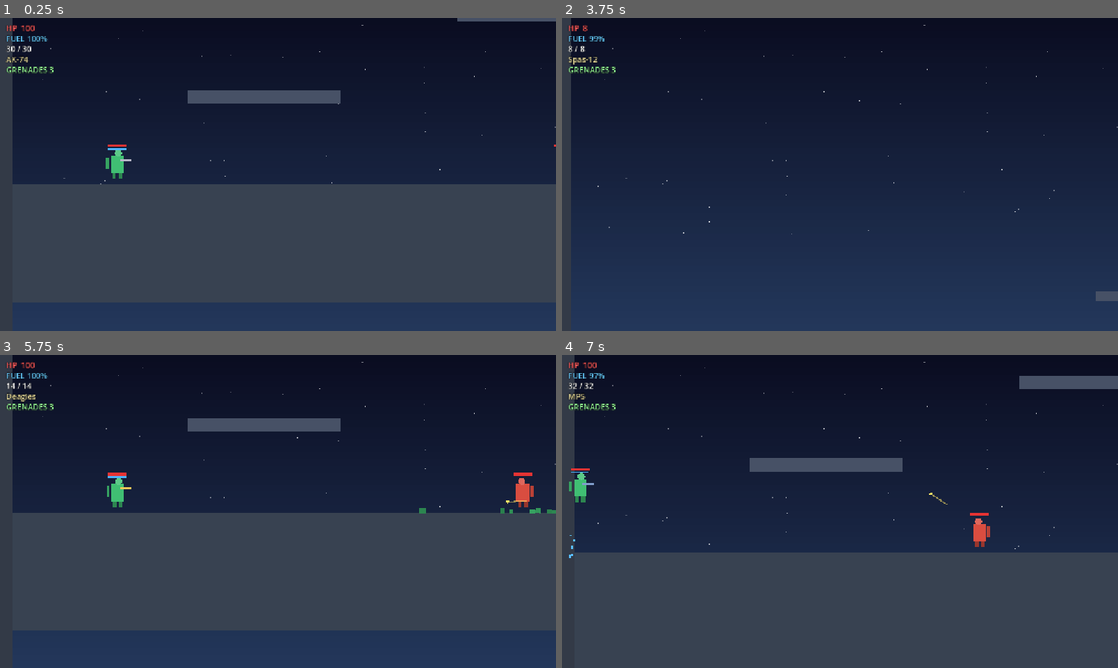
Above: before the commit, frames 1-4 (two rows, left to right).
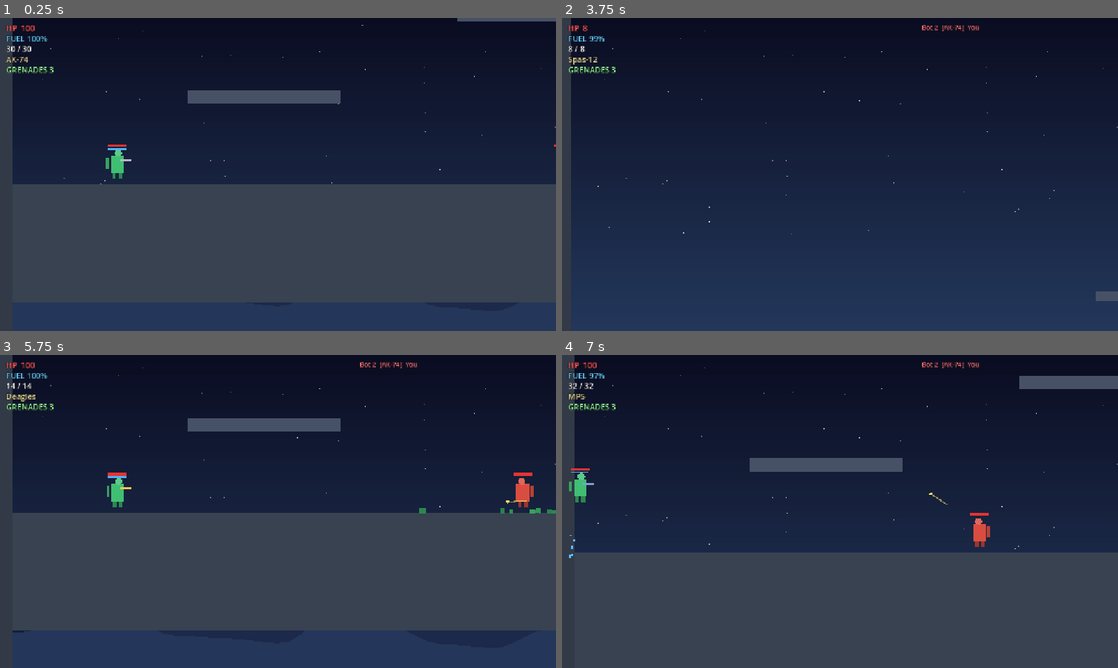
Above: after the commit, the same moments.

Repository: Predator04/Soldat-Reborn
Game: Godot game, scene res://scenes/main.tscn
Two runs of this game, one before a commit and one after it. Both use one fixed random seed, a clock stepped at 60 frames per second and the inputs below.
Inputs (mouse positions are in pixels of both pictures, inside the frame that each line leads up to):
- Up to frame 1 (0.25 s): no input
- Up to frame 2 (3.75 s): move the mouse to (962, 158) at 0.52 s; hold 1 0.53-1.28 s; hold D 0.53-2.03 s; click (962, 158) at 0.67 s; tap Space at 0.77, 1.52, 3.02 s; move the mouse to (728, 190) at 1.27 s; tap 2 at 1.35 s; move the mouse to (895, 105) at 2.02 s; hold A 2.03-2.78 s; hold 3 2.03-2.78 s; move the mouse to (812, 237) at 2.77 s; hold D from 2.78 s (still down); tap 4 at 2.85 s; click (812, 237) at 2.92 s; move the mouse to (1006, 221) at 3.52 s; hold R from 3.53 s (still down)
- Up to frame 3 (5.75 s): tap Space at 3.77, 4.52, 5 s; tap Enter at 4.25 s; move the mouse to (111, 464) at 4.27 s; release D at 4.28 s; release R at 4.28 s; hold A 4.28-5.03 s; tap G at 4.35 s; move the mouse to (305, 511) at 5.02 s; hold D from 5.03 s (still down); hold 1 from 5.03 s (still down); click (305, 511) at 5.17 s
- Up to frame 4 (7 s): move the mouse to (756, 433) at 5.77 s; release D at 5.78 s; release 1 at 5.78 s; hold A from 5.78 s (still down); tap 2 at 5.85 s; tap Space at 6.02, 6.77 s; move the mouse to (962, 495) at 6.52 s; hold 3 from 6.53 s (still down)

The runs differ from the first frame. In frame 2, 0.1% of the frame differs, in the area x 64-75%, y 2-5%; in frame 3, 0.1%, in the area x 2-75%, y 2-89%; in frame 4, 0.1%.

Commit message:
Add parallax background layers + kill feed

Diff:
--- a/scripts/bot.gd
+++ b/scripts/bot.gd
@@ -3,6 +3,11 @@
 
 @export var color := Color(0.85, 0.3, 0.25)
 var team := 1
+var display_name := "Bot"
+
+var last_killer := ""
+var last_weapon := ""
+var last_killer_team := -1
 
 var health := 100.0
 var fuel := 100.0
@@ -149,6 +154,7 @@
 	var g := grenade_scene.instantiate()
 	g.global_position = global_position + Vector2(signf(dx) * 10.0, -8.0)
 	g.team = team
+	g.killer_name = display_name
 	var toss := (Vector2(dx, dy) / dist + Vector2(0, -0.6)).normalized()
 	g.linear_velocity = toss * 460.0
 	g.angular_velocity = randf_range(-8.0, 8.0)
@@ -168,14 +174,20 @@
 	b.speed = BULLET_SPEED
 	b.damage = 12.0
 	b.team = team
+	b.killer_name = display_name
+	b.weapon_name = "AK-74"
 	get_parent().add_child(b)
 	fire_cd = 0.45
 
 
-func take_damage(amount: float) -> void:
+func take_damage(amount: float, killer := "", weapon := "", killer_team := -1) -> void:
 	if dead:
 		return
 	health -= amount
+	if killer != "":
+		last_killer = killer
+		last_weapon = weapon
+		last_killer_team = killer_team
 	if health <= 0.0:
 		_die()
 
@@ -184,10 +196,19 @@
 	if dead:
 		return
 	dead = true
+	_emit_kill()
 	# defer FX spawn out of the physics flush (bullet body_entered → take_damage path)
 	_spawn_gibs.call_deferred()
 	_spawn_ragdoll.call_deferred()
 	queue_free()
+
+
+func _emit_kill() -> void:
+	if last_killer == "":
+		return
+	var parent := get_parent()
+	if parent != null and parent.has_signal("kill"):
+		parent.emit_signal("kill", last_killer, display_name, last_weapon, last_killer_team)
 
 
 func _spawn_gibs() -> void:
--- a/scripts/bullet.gd
+++ b/scripts/bullet.gd
@@ -5,6 +5,8 @@
 var speed := 900.0
 var damage := 12.0
 var team := 0
+var killer_name := ""
+var weapon_name := ""
 
 
 func _ready() -> void:
@@ -26,7 +28,7 @@
 func _on_body_entered(body: Node) -> void:
 	if body is CharacterBody2D:
 		if body.get("team") != team and body.has_method("take_damage"):
-			body.take_damage(damage)
+			body.take_damage(damage, killer_name, weapon_name, team)
 			queue_free()
 			return
 		return
--- a/scripts/grenade.gd
+++ b/scripts/grenade.gd
@@ -2,6 +2,7 @@
 ## Grenade — bounces, fuses, explodes with area damage.
 
 var team := 0
+var killer_name := ""
 var fuse := 1.7
 var damage := 72.0
 var blast_radius := 120.0
@@ -30,7 +31,7 @@
 			continue
 		var d: float = global_position.distance_to(s.global_position)
 		if d < blast_radius:
-			s.take_damage(damage * (1.0 - d / blast_radius))
+			s.take_damage(damage * (1.0 - d / blast_radius), killer_name, "Grenade", team)
 	var p := CPUParticles2D.new()
 	p.amount = 55
 	p.lifetime = 0.5
--- a/scripts/hud.gd
+++ b/scripts/hud.gd
@@ -1,5 +1,5 @@
 extends CanvasLayer
-## HUD — health, fuel, ammo, weapon, grenades.
+## HUD — health, fuel, ammo, weapon, grenades, kill feed.
 
 var player: Node2D
 var lbl_health: Label
@@ -7,6 +7,12 @@
 var lbl_ammo: Label
 var lbl_weapon: Label
 var lbl_grenades: Label
+var feed: VBoxContainer
+
+const FEED_MAX := 5
+const FEED_TTL := 4.0
+
+var _feed_entries: Array = []
 
 
 func _ready() -> void:
@@ -15,6 +21,13 @@
 	lbl_ammo = _make_label(Vector2(14, 58), Color(1, 1, 1))
 	lbl_weapon = _make_label(Vector2(14, 82), Color(0.9, 0.85, 0.6))
 	lbl_grenades = _make_label(Vector2(14, 106), Color(0.6, 1.0, 0.6))
+	feed = VBoxContainer.new()
+	feed.set_anchors_preset(Control.PRESET_TOP_RIGHT)
+	feed.position = Vector2(-320, 10)
+	feed.grow_horizontal = Control.GROW_DIRECTION_BEGIN
+	feed.alignment = BoxContainer.ALIGNMENT_END
+	feed.add_theme_constant_override("separation", 3)
+	add_child(feed)
 
 
 func _make_label(pos: Vector2, col: Color) -> Label:
@@ -28,6 +41,29 @@
 	return l
 
 
+func _on_kill(killer_name: String, victim_name: String, weapon_name: String, killer_team: int) -> void:
+	var kcol := Color(0.45, 0.95, 0.45) if killer_team == 0 else Color(1.0, 0.45, 0.45)
+	var lbl := Label.new()
+	lbl.text = "%s  [%s]  %s" % [killer_name, weapon_name, victim_name]
+	lbl.horizontal_alignment = HORIZONTAL_ALIGNMENT_RIGHT
+	lbl.add_theme_font_size_override("font_size", 15)
+	lbl.add_theme_color_override("font_color", kcol)
+	lbl.add_theme_color_override("font_outline_color", Color(0, 0, 0, 0.85))
+	lbl.add_theme_constant_override("outline_size", 3)
+	feed.add_child(lbl)
+	feed.move_child(lbl, 0)
+	_feed_entries.push_front(lbl)
+	while _feed_entries.size() > FEED_MAX:
+		var old: Label = _feed_entries.pop_back()
+		if is_instance_valid(old):
+			old.queue_free()
+	get_tree().create_timer(FEED_TTL).timeout.connect(func() -> void:
+		_feed_entries.erase(lbl)
+		if is_instance_valid(lbl):
+			lbl.queue_free()
+	)
+
+
 func _process(_delta: float) -> void:
 	if not is_instance_valid(player):
 		return
--- a/scripts/main.gd
+++ b/scripts/main.gd
@@ -4,7 +4,10 @@
 var player_scene := preload("res://scenes/player.tscn")
 var bot_scene := preload("res://scenes/bot.tscn")
 var sky_script := preload("res://scripts/sky.gd")
+var parallax_script := preload("res://scripts/parallax.gd")
 var hud_script := preload("res://scripts/hud.gd")
+
+signal kill(killer_name: String, victim_name: String, weapon_name: String, killer_team: int)
 
 var player: Node2D = null
 var hud: CanvasLayer = null
@@ -17,6 +20,7 @@
 
 func _ready() -> void:
 	_build_sky()
+	_build_parallax()
 	_build_terrain()
 	_spawn_player()
 	_spawn_bots()
@@ -30,6 +34,16 @@
 	var layer := CanvasLayer.new()
 	layer.layer = -20
 	layer.add_child(sky)
+	add_child(layer)
+
+
+func _build_parallax() -> void:
+	var par := Node2D.new()
+	par.name = "Parallax"
+	par.set_script(parallax_script)
+	var layer := CanvasLayer.new()
+	layer.layer = -15
+	layer.add_child(par)
 	add_child(layer)
 
 
@@ -87,10 +101,11 @@
 
 func _spawn_bots() -> void:
 	var spots := [Vector2(1000, 1050), Vector2(1600, 500), Vector2(2400, 1050), Vector2(2900, 760)]
-	for s in spots:
+	for i in spots.size():
 		var b := bot_scene.instantiate()
-		b.position = s
+		b.position = spots[i]
 		b.team = 1
+		b.display_name = "Bot %d" % (i + 1)
 		add_child(b)
 
 
@@ -99,3 +114,4 @@
 	hud.set_script(hud_script)
 	add_child(hud)
 	hud.player = player
+	kill.connect(hud._on_kill)
--- /dev/null
+++ b/scripts/parallax.gd
@@ -0,0 +1,61 @@
+extends Node2D
+## Parallax — layered mountain/hill silhouettes that drift at a fraction of the camera.
+## Lives on a CanvasLayer (screen space) so we control the offset by hand; each layer's
+## pattern phase follows cam_center.x * factor, giving depth without world transform math.
+
+const LAYERS := [
+	{"f": 0.10, "h": 0.34, "col": Color(0.08, 0.12, 0.22), "seed": 11, "peaks": 9},
+	{"f": 0.25, "h": 0.26, "col": Color(0.11, 0.16, 0.29), "seed": 23, "peaks": 11},
+	{"f": 0.45, "h": 0.18, "col": Color(0.14, 0.21, 0.35), "seed": 37, "peaks": 13},
+]
+const PERIOD := 1600.0
+const SEGMENTS := 48
+
+var _peaks: Array = []
+
+
+func _ready() -> void:
+	for l in LAYERS:
+		var rng := RandomNumberGenerator.new()
+		rng.seed = int(l["seed"])
+		var hs: Array[float] = []
+		for _i in int(l["peaks"]):
+			hs.append(rng.randf_range(0.0, 1.0))
+		_peaks.append(hs)
+
+
+func _process(_delta: float) -> void:
+	queue_redraw()
+
+
+func _draw() -> void:
+	var cam := get_viewport().get_camera_2d()
+	if cam == null:
+		return
+	var view := get_viewport_rect().size
+	var cam_x: float = cam.get_screen_center_position().x
+	for i in LAYERS.size():
+		var l: Dictionary = LAYERS[i]
+		var f: float = l["f"]
+		var max_h: float = view.y * float(l["h"])
+		var hs: Array[float] = _peaks[i]
+		var pts := PackedVector2Array()
+		for s in SEGMENTS + 1:
+			var sx: float = view.x * float(s) / float(SEGMENTS)
+			var wx: float = sx + cam_x * f
+			var ridge: float = _sample_ridge(wx, hs, float(l["peaks"]))
+			pts.append(Vector2(sx, view.y - max_h * (0.35 + 0.65 * ridge)))
+		pts.append(Vector2(view.x, view.y))
+		pts.append(Vector2(0.0, view.y))
+		draw_colored_polygon(pts, l["col"])
+
+
+func _sample_ridge(wx: float, hs: Array[float], peaks: float) -> float:
+	var x := fposmod(wx, PERIOD)
+	var seg := PERIOD / peaks
+	var idx := int(x / seg)
+	var t := fposmod(x / seg, 1.0)
+	t = t * t * (3.0 - 2.0 * t)  # smoothstep
+	var h0: float = hs[idx]
+	var h1: float = hs[(idx + 1) % hs.size()]
+	return lerpf(h0, h1, t)
--- a/scripts/player.gd
+++ b/scripts/player.gd
@@ -5,6 +5,11 @@
 
 @export var color := Color(0.25, 0.75, 0.45)
 var team := 0
+var display_name := "You"
+
+var last_killer := ""
+var last_weapon := ""
+var last_killer_team := -1
 
 var health := 100.0
 var fuel := 100.0
@@ -224,6 +229,8 @@
 		b.speed = float(w["speed"])
 		b.damage = float(w["damage"])
 		b.team = team
+		b.killer_name = display_name
+		b.weapon_name = str(w["name"])
 		get_parent().add_child(b)
 	velocity -= aim_dir * 35.0
 	if ammo[weapon_index] <= 0:
@@ -235,6 +242,7 @@
 	var g := grenade_scene.instantiate()
 	g.global_position = global_position + aim_dir * 22.0
 	g.team = team
+	g.killer_name = display_name
 	var toss := (aim_dir + Vector2(0, -0.55)).normalized()
 	g.linear_velocity = toss * 480.0
 	g.angular_velocity = randf_range(-8.0, 8.0)
@@ -245,11 +253,15 @@
 	shake = maxf(shake, amount)
 
 
-func take_damage(amount: float) -> void:
+func take_damage(amount: float, killer := "", weapon := "", killer_team := -1) -> void:
 	if dead:
 		return
 	health -= amount
 	_shake(7.0)
+	if killer != "":
+		last_killer = killer
+		last_weapon = weapon
+		last_killer_team = killer_team
 	if health <= 0.0:
 		_die()
 
@@ -258,11 +270,20 @@
 	if dead:
 		return
 	dead = true
+	_emit_kill()
 	# defer FX spawn out of the physics flush (bullet body_entered → take_damage path)
 	_spawn_gibs.call_deferred()
 	_spawn_ragdoll.call_deferred()
 	died.emit()
 	queue_free()
+
+
+func _emit_kill() -> void:
+	if last_killer == "":
+		return
+	var parent := get_parent()
+	if parent != null and parent.has_signal("kill"):
+		parent.emit_signal("kill", last_killer, display_name, last_weapon, last_killer_team)
 
 
 func _spawn_gibs() -> void:
Not shown, added: scripts/parallax.gd.uid
Not shown, changed: ROADMAP.md
